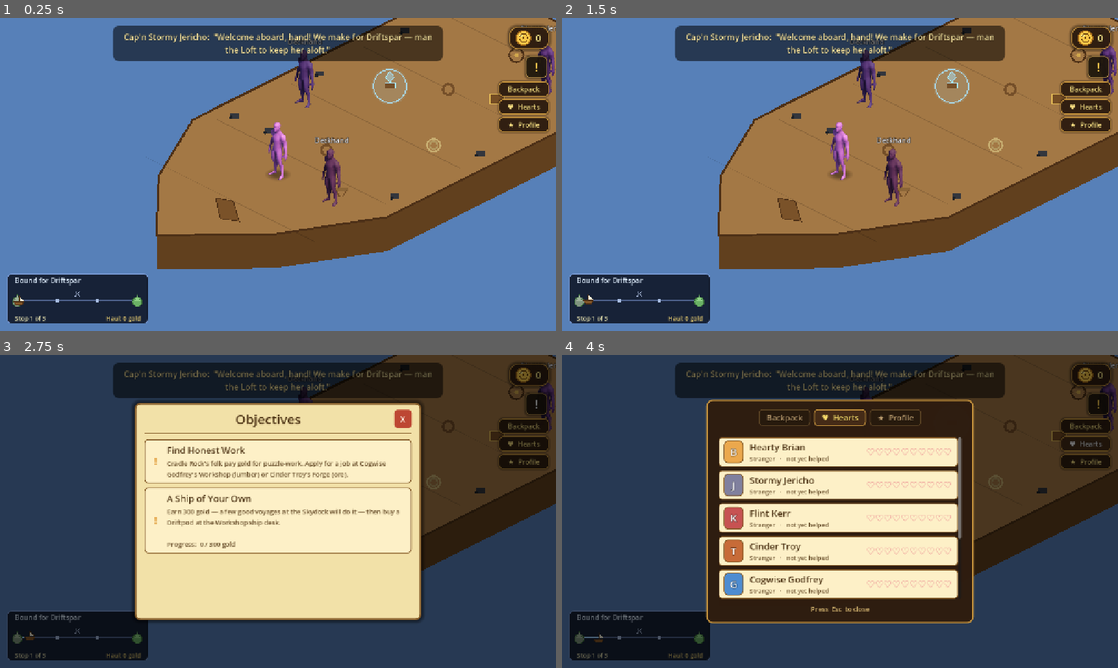
Above: before the commit, frames 1-4 (two rows, left to right).
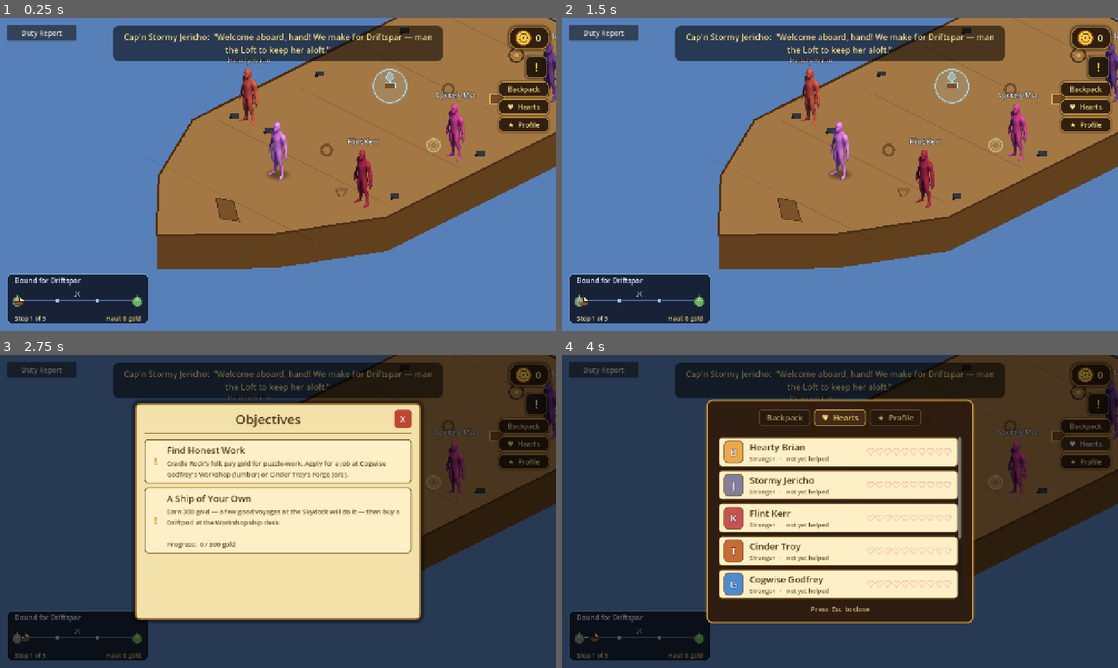
Above: after the commit, the same moments.

Repository: TairoyZone/shivaliva-shanty
Game: Godot game, scene res://levels/ship_deck/ship_deck.tscn
The game is run twice, just before and just after one commit, with the same random seed, the same clock (stepped at 60 frames per second) and the same inputs. This scene is started directly instead of the project's main scene.
Inputs (mouse positions are in pixels of both pictures, inside the frame that each line leads up to):
- Up to frame 1 (0.25 s): no input
- Up to frame 2 (1.5 s): click (606, 33) at 0.5 s, where only the run after the commit has a clickable "Duty Report"; click (840, 202) at 1.25 s, where only the run after the commit has a clickable "Dismiss"
- Up to frame 3 (2.75 s): click "!" at 2 s
- Up to frame 4 (4 s): click "X" at 2.75 s; click "♥ Hearts" at 3.5 s

The runs differ from the first frame. In frame 1, 3.2% of the frame differs, in the area x 1-100%, y 2-61%; in frame 2, 3.3%, in the area x 1-100%, y 2-92%; in frame 3, 1.2%; in frame 4, 1.2%.

Commit message:
feat(voyage): YPP-style Duty Report — simmed crew + your Loft rating
Troy asked for the YPP Duty Report (https://yppedia.puzzlepirates.com/Duty_report),
"full crew, actually simmed". Each leg now rates every hand on the ladder
Booched·Poor·Fine·Good·Excellent·Incredible.

- DutyReport (components/duty_report/): the rating ladder + per-leg sim. AI crew
  are scored from a new NpcPersonality.duty_skill (± per-leg variance, so even an
  ace has an off stretch); YOUR row is rated from real lift banked at the Loft.
- duty_skill set per cast (Godfrey 0.82 … Kerr 0.42), aligned with each NPC's
  patience/perception so steady, perceptive hands crew better → crews rate
  differently.
- A stable crew ROSTER is laid in on Accept (captain=Navigating + 3 real cast
  hands at Sailing/Gunnery/Carpentry + you=The Loft); those cast members now
  STAND at their stations on the deck, so the hands you see are the ones rated.
- A "Duty Report" button on the deck opens DutyReportPanel (interface/duty_report/):
  duty · hand · rating, your row highlighted. Snapshotted each time a leg resolves.

Adversarial 3-lens review (gdscript + logic PASS; ux flagged the scale): fixes —
- LIFT_FOR_TOP 260 → 560 so your row tracks skill vs the loft mastery tiers
  [120,280,480,750,1100] instead of pinning at Incredible every leg.
- DutyReportPanel pauses the tree (PROCESS_MODE_ALWAYS) so E can't fire
  man-the-Loft/board/disembark behind the panel and orphan it.
- PlayerState.clear_voyage() wipes voyage scaffolding on disembark + fare, so no
  stale roster/route bleeds into the next run.
- Nudged the Navigating crewmate off the helm to widen the E-clash margin.

Co-Authored-By: Claude Opus 4.8 <noreply@anthropic.com>

Diff:
--- a/autoloads/player_state.gd
+++ b/autoloads/player_state.gd
@@ -264,6 +264,30 @@
 ## The voyage chart sloop's live position (0..1 along the whole route). Persisted across the
 ## deck↔Loft scene swaps so she keeps sailing CONTINUOUSLY instead of snapping back each load.
 var voyage_ship_t : float = 0.0
+## The voyage crew for the DUTY REPORT (built once on Accept): the captain + real cast hands at
+## the stations + you at the Loft. Stable for the whole pillage. Entries: {name,duty,skill,tint,
+## is_player}. The LAST leg's rated snapshot (DutyReport.snapshot): {name,duty,rating_idx,...}.
+var pillage_duty_crew : Array = []
+var last_duty_report : Array = []
+
+
+# Wipe all transient voyage/pillage scaffolding — called when a voyage ENDS (disembark, whether
+# arrived or bailed) or a straight fare is taken, so nothing stale bleeds into the next run.
+func clear_voyage() -> void:
+
+	voyage_active = false
+	voyage_ship_t = 0.0
+	pillage_phase = 0
+	pillage_leg = 0
+	pillage_legs_total = 1
+	pillage_log = []
+	pillage_encounters = []
+	pillage_destination = ""
+	pillage_destination_scene = ""
+	pillage_captain = ""
+	pillage_crew = ""
+	pillage_duty_crew = []
+	last_duty_report = []
 
 ## Transient: the chosen Skirmish-duel opponent's NPC resource path. Set by the
 ## Spar post's challenge picker; consumed (and cleared) by SkirmishDuel on load.
--- /dev/null
+++ b/components/duty_report/duty_report.gd
@@ -0,0 +1,132 @@
+## THE DUTY REPORT — how well each hand performed at their station last leg (the YPP
+## "duty report" reskin: https://yppedia.puzzlepirates.com/Duty_report). The crew are
+## REAL cast members ([NpcRegistry]); each leg their station is SIMULATED from their
+## [member NpcPersonality.duty_skill] (plus per-leg variance, so even an ace has an off
+## stretch), while YOUR row is rated from the LIFT you actually banked at the Loft.
+##
+## Pure logic + the rating ladder; the panel that draws it is [DutyReportPanel].
+## Ratings ladder (worst→best), matching YPP: Booched · Poor · Fine · Good · Excellent ·
+## Incredible. Static-only (like [NpcRegistry]).
+class_name DutyReport
+extends RefCounted
+
+
+const RATINGS : Array[String] = ["Booched", "Poor", "Fine", "Good", "Excellent", "Incredible"]
+const RATING_COLORS : Array[Color] = [
+	Color(0.88, 0.34, 0.30, 1.0),   # Booched — red
+	Color(0.95, 0.58, 0.28, 1.0),   # Poor — orange
+	Color(0.93, 0.86, 0.42, 1.0),   # Fine — yellow
+	Color(0.66, 0.87, 0.48, 1.0),   # Good — lime
+	Color(0.42, 0.86, 0.52, 1.0),   # Excellent — green
+	Color(0.52, 0.93, 0.96, 1.0),   # Incredible — bright cyan
+]
+
+## The AI crew duties, in YPP report order (captain navigates; you man the Loft, shown last
+## like YPP's Bilging). Sky-canon keeps the pirate duty names (no water terms to reskin).
+const CREW_DUTIES : Array[String] = ["Sailing", "Gunnery", "Carpentry"]
+const CAPTAIN_DUTY : String = "Navigating"
+const PLAYER_DUTY : String = "The Loft"
+
+## Per-leg performance wobble layered on a crewmate's base skill.
+const VARIANCE : float = 0.16
+## Lift banked at the Loft that earns a top "Incredible" — your row's rating scale. Tuned to
+## the loft MASTERY_PUZZLES thresholds [0,120,280,480,750,1100] + the booty cap (~600 lift):
+## Incredible ≈ a Master leg (~490), Good ≈ Adept (~280), Fine ≈ ~155 — so your row tracks
+## skill the way the crew's does, instead of pinning at Incredible every leg.
+const LIFT_FOR_TOP : float = 560.0
+
+const FALLBACK_SKILL : float = 0.6
+const PLAYER_TINT : Color = Color(0.96, 0.82, 0.46, 1.0)
+
+
+# Map a 0..1 performance score onto the ladder index (0 Booched .. 5 Incredible).
+static func rating_index(score: float) -> int:
+
+	if score < 0.12:
+		return 0
+	if score < 0.30:
+		return 1
+	if score < 0.50:
+		return 2
+	if score < 0.70:
+		return 3
+	if score < 0.88:
+		return 4
+	return 5
+
+
+static func rating_name(idx: int) -> String:
+
+	return RATINGS[clampi(idx, 0, RATINGS.size() - 1)]
+
+
+static func rating_color(idx: int) -> Color:
+
+	return RATING_COLORS[clampi(idx, 0, RATING_COLORS.size() - 1)]
+
+
+# Build the voyage crew once (on Accept): captain (Navigating) + 3 real cast hands at the
+# stations + YOU at the Loft. Each entry: {name, duty, skill, tint, is_player}. Stable for
+# the whole pillage so the same faces hold the same posts.
+static func build_roster(captain_name: String) -> Array:
+
+	var roster : Array = []
+	var cap : NpcPersonality = _personality_by_name(captain_name)
+	roster.append({
+		"name": captain_name if not captain_name.is_empty() else "Cap'n",
+		"duty": CAPTAIN_DUTY,
+		"skill": (cap.duty_skill if cap != null else 0.78),
+		"tint": (cap.portrait_color if cap != null else Color(0.6, 0.6, 0.72, 1.0)),
+		"is_player": false,
+	})
+	var exclude : Array[NpcPersonality] = []
+	if cap != null:
+		exclude.append(cap)
+	var crew : Array[NpcPersonality] = NpcRegistry.pick_random(CREW_DUTIES.size(), exclude)
+	for i in crew.size():
+		roster.append({
+			"name": crew[i].npc_name,
+			"duty": CREW_DUTIES[i] if i < CREW_DUTIES.size() else "Rigging",
+			"skill": crew[i].duty_skill,
+			"tint": crew[i].portrait_color,
+			"is_player": false,
+		})
+	roster.append({
+		"name": "You",
+		"duty": PLAYER_DUTY,
+		"skill": -1.0,            # n/a — your row is rated from real Loft lift
+		"tint": PLAYER_TINT,
+		"is_player": true,
+	})
+	return roster
+
+
+# Snapshot this leg's report from the roster: rate the player from `lift`, sim each crewmate
+# from their skill. Each entry: {name, duty, rating_idx, is_player, tint}.
+static func snapshot(roster: Array, lift: int) -> Array:
+
+	var report : Array = []
+	for m in roster:
+		var idx : int
+		if bool(m.get("is_player", false)):
+			idx = rating_index(clampf(float(lift) / LIFT_FOR_TOP, 0.0, 1.0))
+		else:
+			var score : float = clampf(float(m.get("skill", FALLBACK_SKILL)) \
+				+ randf_range(-VARIANCE, VARIANCE), 0.0, 1.0)
+			idx = rating_index(score)
+		report.append({
+			"name": String(m.get("name", "")),
+			"duty": String(m.get("duty", "")),
+			"rating_idx": idx,
+			"is_player": bool(m.get("is_player", false)),
+			"tint": m.get("tint", Color.WHITE),
+		})
+	return report
+
+
+static func _personality_by_name(n: String) -> NpcPersonality:
+
+	for p in NpcRegistry.all():
+		if p.npc_name == n:
+			return p
+	return null
--- a/components/npc/personality.gd
+++ b/components/npc/personality.gd
@@ -78,3 +78,10 @@
 ## "brawl" (fists, the default), "sword", or "long_range". Variety, not power
 ## (all weapons share one equal budget). See [[combat-puzzle-direction]].
 @export var skirmish_weapon : String = "brawl"
+
+@export_category("Voyage")
+## How competent a hand this NPC is at a ship DUTY (sailing, gunnery, carpentry,
+## navigating). Drives their simulated per-leg DUTY REPORT rating (Booched..Incredible):
+## a high-skill crewmate trends Good/Excellent, a poor one botches more often. Per-leg
+## variance is layered on top, so even an ace has an off stretch. 0..1.
+@export_range(0.0, 1.0) var duty_skill : float = 0.55
--- a/components/npc/profiles/cinder_troy.tres
+++ b/components/npc/profiles/cinder_troy.tres
@@ -5,6 +5,7 @@
 [resource]
 script = ExtResource("1_script")
 npc_name = "Cinder Troy"
+duty_skill = 0.62
 portrait_color = Color(0.78, 0.42, 0.22, 1.0)
 aggression = 0.55
 risk_tolerance = 0.55
--- a/components/npc/profiles/cogwise_godfrey.tres
+++ b/components/npc/profiles/cogwise_godfrey.tres
@@ -5,6 +5,7 @@
 [resource]
 script = ExtResource("1_script")
 npc_name = "Cogwise Godfrey"
+duty_skill = 0.82
 portrait_color = Color(0.30, 0.55, 0.82, 1.0)
 aggression = 0.50
 risk_tolerance = 0.40
--- a/components/npc/profiles/flint_kerr.tres
+++ b/components/npc/profiles/flint_kerr.tres
@@ -5,6 +5,7 @@
 [resource]
 script = ExtResource("1_script")
 npc_name = "Flint Kerr"
+duty_skill = 0.42
 portrait_color = Color(0.78, 0.32, 0.32, 1.0)
 aggression = 0.85
 risk_tolerance = 0.75
--- a/components/npc/profiles/hearty_brian.tres
+++ b/components/npc/profiles/hearty_brian.tres
@@ -5,6 +5,7 @@
 [resource]
 script = ExtResource("1_script")
 npc_name = "Hearty Brian"
+duty_skill = 0.50
 portrait_color = Color(0.92, 0.66, 0.30, 1.0)
 aggression = 0.40
 risk_tolerance = 0.50
--- a/components/npc/profiles/hollow_ellison.tres
+++ b/components/npc/profiles/hollow_ellison.tres
@@ -5,6 +5,7 @@
 [resource]
 script = ExtResource("1_script")
 npc_name = "Hollow Ellison"
+duty_skill = 0.76
 portrait_color = Color(0.62, 0.55, 0.72, 1.0)
 aggression = 0.40
 risk_tolerance = 0.40
--- a/components/npc/profiles/mossy_jade.tres
+++ b/components/npc/profiles/mossy_jade.tres
@@ -5,6 +5,7 @@
 [resource]
 script = ExtResource("1_script")
 npc_name = "Mossy Jade"
+duty_skill = 0.74
 portrait_color = Color(0.30, 0.62, 0.36, 1.0)
 aggression = 0.30
 risk_tolerance = 0.30
--- a/components/npc/profiles/spritely_mia.tres
+++ b/components/npc/profiles/spritely_mia.tres
@@ -5,6 +5,7 @@
 [resource]
 script = ExtResource("1_script")
 npc_name = "Spritely Mia"
+duty_skill = 0.46
 portrait_color = Color(0.95, 0.55, 0.65, 1.0)
 aggression = 0.65
 risk_tolerance = 0.65
--- a/components/npc/profiles/stormy_jericho.tres
+++ b/components/npc/profiles/stormy_jericho.tres
@@ -5,6 +5,7 @@
 [resource]
 script = ExtResource("1_script")
 npc_name = "Stormy Jericho"
+duty_skill = 0.78
 portrait_color = Color(0.50, 0.50, 0.62, 1.0)
 aggression = 0.60
 risk_tolerance = 0.70
--- /dev/null
+++ b/interface/duty_report/duty_report_panel.gd
@@ -0,0 +1,172 @@
+## THE DUTY REPORT PANEL — the YPP-style "how'd the crew do last leg" sheet, opened from
+## the [ShipDeck]. Lists each hand · their duty · their rating (Booched..Incredible, coloured
+## by [DutyReport]). YOUR row (the Loft) is highlighted. Click the dim or Dismiss to close.
+## Placeholder-first: a colour swatch stands in for each crewmate's portrait.
+class_name DutyReportPanel
+extends CanvasLayer
+
+
+# Build a panel for a given report snapshot (PlayerState.last_duty_report). Add it to the tree.
+static func create(report: Array) -> DutyReportPanel:
+
+	var p : DutyReportPanel = DutyReportPanel.new()
+	p._report = report
+	return p
+
+
+var _report : Array = []
+
+
+func _ready() -> void:
+
+	layer = 50
+	process_mode = Node.PROCESS_MODE_ALWAYS   # stays live while the tree is paused
+	# Pause the deck while the report's up (matches VoyagesBoard) so E can't fire
+	# man-the-Loft / board / disembark behind the panel and orphan it.
+	get_tree().paused = true
+
+	var dim : ColorRect = ColorRect.new()
+	dim.color = Color(0, 0, 0, 0.5)
+	dim.anchor_right = 1.0
+	dim.anchor_bottom = 1.0
+	dim.mouse_filter = Control.MOUSE_FILTER_STOP
+	dim.gui_input.connect(_on_dim_input)
+	add_child(dim)
+
+	var panel : PanelContainer = PanelContainer.new()
+	var sb : StyleBoxFlat = StyleBoxFlat.new()
+	sb.bg_color = Color(0.09, 0.12, 0.20, 0.98)
+	sb.border_color = Color(0.62, 0.70, 0.40, 0.95)
+	sb.set_border_width_all(3)
+	sb.set_corner_radius_all(14)
+	sb.set_content_margin_all(20)
+	sb.shadow_color = Color(0, 0, 0, 0.5)
+	sb.shadow_size = 10
+	panel.add_theme_stylebox_override("panel", sb)
+	panel.anchor_left = 0.5
+	panel.anchor_top = 0.5
+	panel.anchor_right = 0.5
+	panel.anchor_bottom = 0.5
+	panel.grow_horizontal = Control.GROW_DIRECTION_BOTH
+	panel.grow_vertical = Control.GROW_DIRECTION_BOTH
+	add_child(panel)
+
+	var col : VBoxContainer = VBoxContainer.new()
+	col.add_theme_constant_override("separation", 6)
+	panel.add_child(col)
+
+	var title : Label = Label.new()
+	title.text = "DUTY REPORT"
+	title.add_theme_font_size_override("font_size", 26)
+	title.add_theme_color_override("font_color", Color(0.98, 0.90, 0.55, 1.0))
+	title.add_theme_color_override("font_outline_color", Color(0, 0, 0, 0.85))
+	title.add_theme_constant_override("outline_size", 3)
+	title.horizontal_alignment = HORIZONTAL_ALIGNMENT_CENTER
+	col.add_child(title)
+
+	var sub : Label = Label.new()
+	sub.text = "— how the crew fared last leg —"
+	sub.add_theme_font_size_override("font_size", 14)
+	sub.add_theme_color_override("font_color", Color(0.72, 0.80, 0.92, 1.0))
+	sub.horizontal_alignment = HORIZONTAL_ALIGNMENT_CENTER
+	col.add_child(sub)
+
+	col.add_child(_spacer(6))
+
+	if _report.is_empty():
+		var none : Label = Label.new()
+		none.text = "No leg sailed yet — man the Loft to log a report."
+		none.add_theme_font_size_override("font_size", 16)
+		none.add_theme_color_override("font_color", Color(0.82, 0.86, 0.94, 1.0))
+		none.horizontal_alignment = HORIZONTAL_ALIGNMENT_CENTER
+		col.add_child(none)
+	else:
+		var grid : GridContainer = GridContainer.new()
+		grid.columns = 4
+		grid.add_theme_constant_override("h_separation", 16)
+		grid.add_theme_constant_override("v_separation", 8)
+		col.add_child(grid)
+		_header(grid, "")
+		_header(grid, "DUTY")
+		_header(grid, "HAND")
+		_header(grid, "RATING")
+		for entry in _report:
+			_row(grid, entry)
+
+	col.add_child(_spacer(8))
+
+	var dismiss : Button = Button.new()
+	dismiss.text = "Dismiss"
+	dismiss.add_theme_font_size_override("font_size", 16)
+	dismiss.pressed.connect(_close)
+	col.add_child(dismiss)
+
+
+# One report line: [swatch] [duty] [name] [rating]. Player row brightened.
+func _row(grid: GridContainer, entry: Dictionary) -> void:
+
+	var is_player : bool = bool(entry.get("is_player", false))
+	var tint : Color = entry.get("tint", Color.WHITE)
+
+	var swatch : ColorRect = ColorRect.new()
+	swatch.color = tint
+	swatch.custom_minimum_size = Vector2(18.0, 18.0)
+	swatch.size_flags_vertical = Control.SIZE_SHRINK_CENTER
+	grid.add_child(swatch)
+
+	var duty : Label = Label.new()
+	duty.text = String(entry.get("duty", ""))
+	duty.add_theme_font_size_override("font_size", 17)
+	duty.add_theme_color_override("font_color", Color(0.74, 0.82, 0.96, 1.0))
+	grid.add_child(duty)
+
+	var nm : Label = Label.new()
+	nm.text = ("%s  (you)" % String(entry.get("name", ""))) if is_player else String(entry.get("name", ""))
+	nm.add_theme_font_size_override("font_size", 17)
+	nm.add_theme_color_override("font_color",
+		Color(1.0, 0.94, 0.66, 1.0) if is_player else Color(0.90, 0.92, 0.98, 1.0))
+	grid.add_child(nm)
+
+	var idx : int = int(entry.get("rating_idx", 0))
+	var rate : Label = Label.new()
+	rate.text = DutyReport.rating_name(idx)
+	rate.add_theme_font_size_override("font_size", 17)
+	rate.add_theme_color_override("font_color", DutyReport.rating_color(idx))
+	rate.add_theme_color_override("font_outline_color", Color(0, 0, 0, 0.7))
+	rate.add_theme_constant_override("outline_size", 2)
+	grid.add_child(rate)
+
+
+func _header(grid: GridContainer, text: String) -> void:
+
+	var l : Label = Label.new()
+	l.text = text
+	l.add_theme_font_size_override("font_size", 13)
+	l.add_theme_color_override("font_color", Color(0.58, 0.66, 0.80, 1.0))
+	grid.add_child(l)
+
+
+func _spacer(h: float) -> Control:
+
+	var c : Control = Control.new()
+	c.custom_minimum_size = Vector2(0.0, h)
+	return c
+
+
+func _on_dim_input(event: InputEvent) -> void:
+
+	if event is InputEventMouseButton and event.pressed:
+		_close()
+
+
+func _close() -> void:
+
+	if get_tree() != null:
+		get_tree().paused = false
+	queue_free()
+
+
+func _exit_tree() -> void:
+
+	if get_tree() != null:
+		get_tree().paused = false
--- a/interface/voyages_board/voyages_board.gd
+++ b/interface/voyages_board/voyages_board.gd
@@ -193,6 +193,9 @@
 	PlayerState.pillage_phase = 0
 	PlayerState.voyage_active = true
 	PlayerState.voyage_ship_t = 0.0   # a fresh voyage sets out from the home isle
+	# Lay in the crew for the duty report: this captain + real cast hands at the stations.
+	PlayerState.pillage_duty_crew = DutyReport.build_roster(String(crew["captain"]))
+	PlayerState.last_duty_report = []
 	if get_tree() != null:
 		get_tree().paused = false
 	get_tree().change_scene_to_file(SHIP_DECK_SCENE)
@@ -228,7 +231,7 @@
 	if PlayerState.total_coins < FARE_GOLD:
 		return
 	PlayerState.add_coins(-FARE_GOLD)
-	PlayerState.pillage_phase = 0   # a straight ride — no pillage state on the far side
+	PlayerState.clear_voyage()   # a straight ride — no pillage state on the far side
 	if get_tree() != null:
 		get_tree().paused = false
 	get_tree().change_scene_to_file(String(dest["scene"]))
--- a/levels/ship_deck/ship_deck.gd
+++ b/levels/ship_deck/ship_deck.gd
@@ -123,6 +123,8 @@
 	PlayerState.pillage_encounters = ["", "a marine cutter", ""]
 	PlayerState.voyage_active = true
 	PlayerState.voyage_ship_t = 0.0
+	PlayerState.pillage_duty_crew = DutyReport.build_roster(_captain_name())
+	PlayerState.last_duty_report = []
 
 
 # --- Pillage phase ----------------------------------------------------
@@ -184,6 +186,9 @@
 func _finish_leg(entry: Dictionary, outcome_line: String) -> void:
 
 	PlayerState.pillage_log.append(entry)
+	# Log this leg's DUTY REPORT — your Loft rating (from lift) + each hand's simmed station.
+	if not PlayerState.pillage_duty_crew.is_empty():
+		PlayerState.last_duty_report = DutyReport.snapshot(PlayerState.pillage_duty_crew, int(entry.get("lift", 0)))
 	_advanced_this_load = true   # the chart should SHOW the sloop hop on this load
 	if PlayerState.pillage_leg >= PlayerState.pillage_legs_total - 1:
 		PlayerState.frontier_unlocked = true
@@ -325,8 +330,6 @@
 
 func _disembark() -> void:
 
-	PlayerState.pillage_phase = 0
-	PlayerState.voyage_active = false   # off the ship — the voyage chart stops following you
 	# Finished the route → step off at the DESTINATION island; bailed mid-voyage → back home.
 	var arrived : bool = _arrived()
 	var target : String = ""
@@ -336,6 +339,8 @@
 		target = PlayerState.voyage_home_scene
 	if target.is_empty():
 		target = FALLBACK_HOME
+	# Voyage's over either way — wipe the scaffolding so nothing stale carries to the next run.
+	PlayerState.clear_voyage()
 	get_tree().change_scene_to_file(target)
 
 
@@ -394,11 +399,30 @@
 	_chart = VoyageChart.new()
 	_chart.place_at(layer, false)
 
+	# DUTY REPORT button (top-left — how the crew fared last leg, YPP-style).
+	var report_btn : Button = Button.new()
+	report_btn.text = "Duty Report"
+	report_btn.add_theme_font_size_override("font_size", 16)
+	report_btn.anchor_left = 0.0
+	report_btn.anchor_top = 0.0
+	report_btn.offset_left = 16.0
+	report_btn.offset_top = 16.0
+	report_btn.offset_right = 176.0
+	report_btn.offset_bottom = 52.0
+	report_btn.pressed.connect(_open_duty_report)
+	layer.add_child(report_btn)
+
 
 func _say(line: String) -> void:
 
 	if _captain_label != null:
 		_captain_label.text = "Cap'n %s:  \"%s\"" % [_captain_name(), line]
+
+
+# Open the YPP-style duty report (last leg's per-hand ratings).
+func _open_duty_report() -> void:
+
+	add_child(DutyReportPanel.create(PlayerState.last_duty_report))
 
 
 # Feed the live route into the drawn chart. Animates the sloop hop only when a leg just
@@ -559,21 +583,52 @@
 	draw_rect(Rect2(pos.x - 16.0, pos.y - 11.0, 32.0, 22.0), Color(0.90, 0.74, 0.34, 1.0), false, 2.0)
 
 
-# Crew = real [Npc] instances (reuse the overworld character + dialogue), placed
-# clear of the functional stations so their E-to-talk doesn't clash. Captain Jericho
-# (the recruiter) + a couple of swabbies for the crewed-ship feel.
+# Crew = real [Npc] instances drawn from the DUTY-REPORT roster, so the hands you SEE on the
+# deck are the very ones rated each leg. Each stands at their station, clear of the functional
+# interact points (Loft / helm-board / plank) so their E-to-talk doesn't clash. You man the Loft.
 func _add_crew() -> void:
 
 	var ysort : Node = find_child("YSortNode2D", false, false)
 	if ysort == null:
 		ysort = self
-	_add_npc(ysort, _captain_name(), _iso(6.0, 4.0), Color(0.5, 0.5, 0.62, 1.0),
-		["Ahoy! Welcome aboard, hand.", "Keep the Loft singing and we'll make way.",
-		"When a brigand swings in, get to the helm and board 'em!"])
-	_add_npc(ysort, "Deckhand", _iso(1.6, 9.5), Color(0.46, 0.52, 0.6, 1.0),
-		["Aye, just keepin' busy.", "Mind the Stardust don't catch us nappin'."])
-	_add_npc(ysort, "Deckhand", _iso(6.2, 13.0), Color(0.52, 0.5, 0.46, 1.0),
-		["Ahoy.", "Mind the cannons, aye?"])
+	if PlayerState.pillage_duty_crew.is_empty():
+		PlayerState.pillage_duty_crew = DutyReport.build_roster(_captain_name())
+	for m in PlayerState.pillage_duty_crew:
+		if bool(m.get("is_player", false)):
+			continue
+		var duty : String = String(m.get("duty", ""))
+		_add_npc(ysort, String(m.get("name", "Hand")), _duty_station_pos(duty),
+			m.get("tint", Color(0.5, 0.5, 0.62, 1.0)), _duty_lines(duty))
+
+
+# Where each duty's hand stands (kept off the Loft / helm-board / plank interact points).
+func _duty_station_pos(duty: String) -> Vector2:
+
+	match duty:
+		"Navigating":
+			return _iso(6.4, 4.2)   # a touch off the helm/board point so E never clashes
+		"Sailing":
+			return _iso(6.9, 8.6)
+		"Gunnery":
+			return _iso(1.2, 11.4)
+		"Carpentry":
+			return _iso(6.9, 12.4)
+	return _iso(3.0, 6.0)
+
+
+func _duty_lines(duty: String) -> Array[String]:
+
+	match duty:
+		"Navigating":
+			return ["Ahoy! Welcome aboard, hand.", "Keep the Loft singing and we'll make way.",
+				"When a ship swings in, get to the helm and board 'em!"]
+		"Sailing":
+			return ["Trimmin' the sails to catch the drift.", "Mind the Stardust don't catch us nappin'."]
+		"Gunnery":
+			return ["Cannons loaded, powder dry.", "Point me at a brigand, aye?"]
+		"Carpentry":
+			return ["Patchin' her up where she creaks.", "She'll hold. Mostly."]
+	return ["Ahoy.", "Just keepin' busy."]
 
 
 func _add_npc(parent: Node, who: String, pos: Vector2, tint: Color, lines: Array[String]) -> void:
Not shown, added: components/duty_report/duty_report.gd.uid
Not shown, added: interface/duty_report/duty_report_panel.gd.uid
